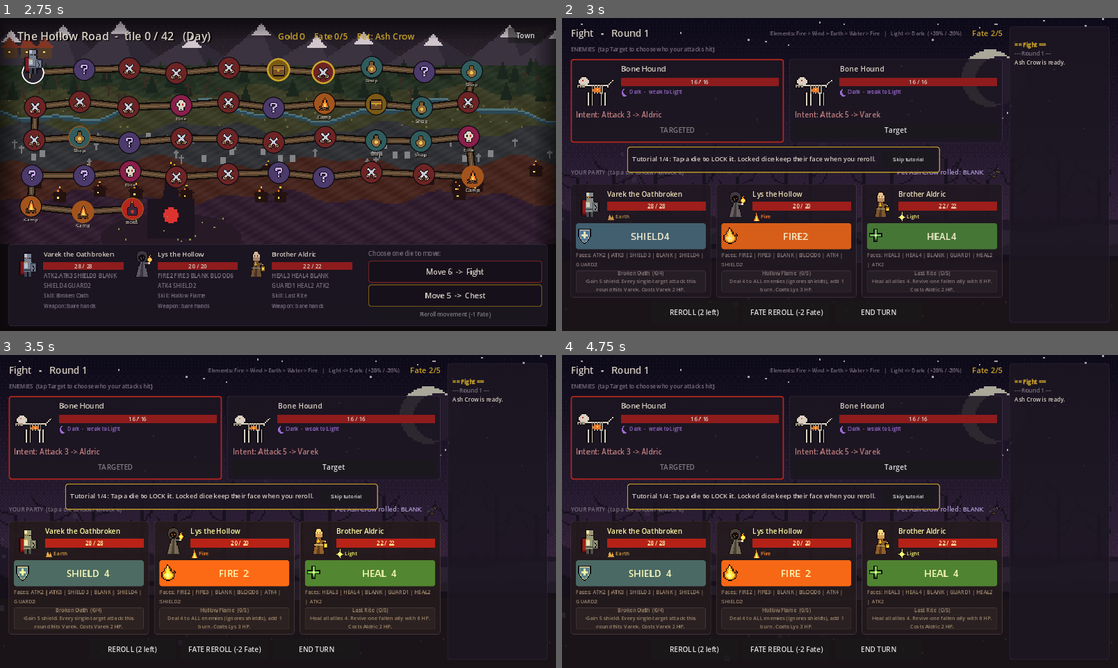
Above: before the commit, frames 1-4 (two rows, left to right).
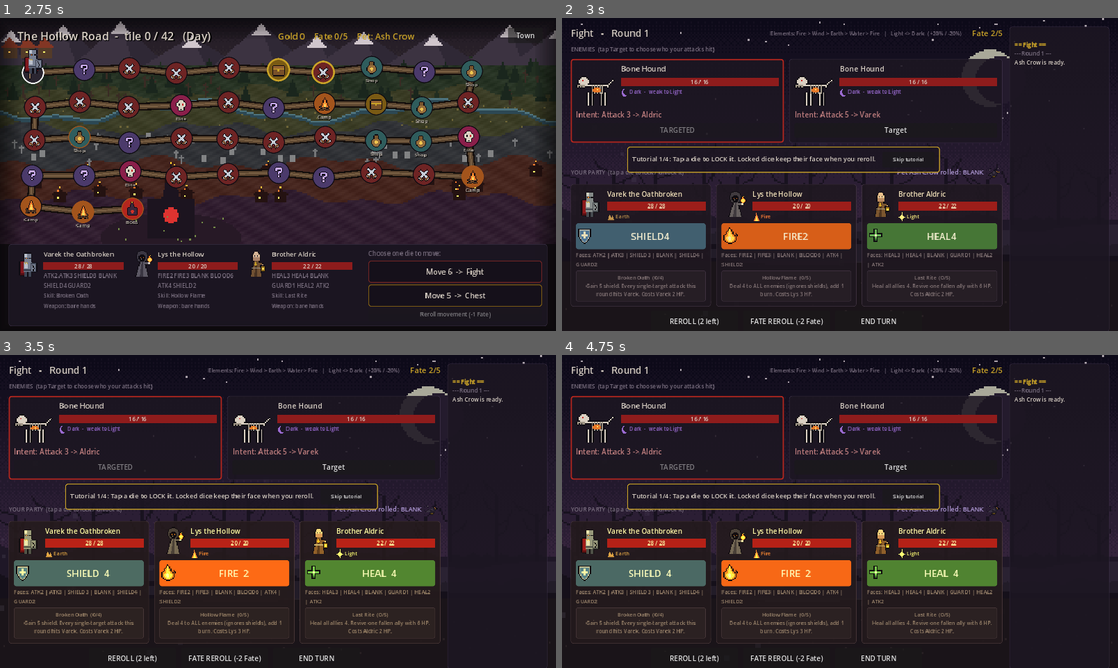
Above: after the commit, the same moments.

Repository: Mellowjelly/The-Curse-dice
Game: Godot game, scene res://scenes/game.tscn
Same seed, same stepped clock (60 frames per second), same inputs: the game is played once before the commit and once after it. This scene is started directly instead of the project's main scene.
Inputs:
- Up to frame 1 (2.75 s): click "Town" at 0.5 s; click "[SR] Ash Crow ★☆☆☆☆ [ATK1 ATK…" at 1.25 s; click "Roll the bone dice" at 2 s
- Up to frame 2 (3 s): click "Move 6 -> Fight" at 2.75 s
- Up to frame 3 (3.5 s): no input
- Up to frame 4 (4.75 s): click "Target" at 3.5 s; click "Target" at 4.25 s

Frame 1 is identical in both runs. In frame 2, 2.1% of the frame differs, in the area x 1-99%, y 80-100%; in frame 3, 2.5%; in frame 4, 2.5%.

Commit message:
Visual check of 3.4 UI (EN + TH screenshots in docs/playtests/v3.5): fix Thai line wrapping and skill text overflow
- Godot 4.3 Labels repeat or drop Thai letters where a line wraps inside a Thai word run
  (e.g. "...เทียนที่ / ที่ใกล้ดับ", "(แท็" cut). Thai translations now get invisible zero-width
  break points at every Thai word break (display only, not headless/CLI).
- Combat skill boxes grow to fit long (Thai) skill text instead of spilling over the faces line.
- Thai lines for the Wren/Osric roles (executioner, devourer); shorter Thai skill text for both.
- Tests for the break hints, hero role translations and wrapped text height.

Co-Authored-By: Claude Opus 5.5 <noreply@anthropic.com>
Claude-Session: https://claude.ai/code/session_0169VuctPZAUADTBsUJ2z3YB

Diff:
--- a/data/lang_th.json
+++ b/data/lang_th.json
@@ -817,12 +817,15 @@
 	"Battle-hardened": "ผ่านศึกมาแล้ว",
 	"The fight left its mark. Sharpen one face by +1 until you go home (%d of %d this trip).": "การต่อสู้ทิ้งร่องรอยไว้ ลับหน้าเต๋า 1 หน้าให้ +1 จนกว่าจะกลับเมือง (ครั้งที่ %d จาก %d ของทริปนี้)",
 	"Death Knell": "ระฆังมรณะ",
-	"Deal 3 to ALL enemies, 6 to those below half HP (ignores shields). The bell takes a year from Wren: -1 max HP for this journey.": "ตีศัตรูทุกตัว 3 และตัวที่เลือดต่ำกว่าครึ่ง 6 (ทะลุโล่) ระฆังพรากหนึ่งปีจาก Wren: HP สูงสุด -1 ตลอดการเดินทางนี้",
+	"Deal 3 to ALL enemies, 6 to those below half HP (ignores shields). The bell takes a year from Wren: -1 max HP for this journey.": "ตีศัตรูทุกตัว 3 ตัวที่เลือดต่ำกว่าครึ่งโดน 6 (ทะลุโล่) ราคา: Wren HP สูงสุด -1 จนจบการเดินทาง",
 	"She rang the bell for every burial in Ashfall. Each toll took a year from her, and she has rung a great many.": "นางตีระฆังให้ทุกงานศพใน Ashfall เสียงระฆังแต่ละครั้งพรากชีวิตนางไปหนึ่งปี และนางตีมาแล้วมากมายเหลือเกิน",
 	"Ash Feast": "งานเลี้ยงเถ้าถ่าน",
-	"Spend ALL your Fate: deal 3 per Fate to the target (ignores shields). Osric loses 1 HP per Fate eaten. Needs 1 Fate.": "ใช้ชะตาทั้งหมด: ตีเป้าหมาย 3 ต่อชะตา 1 แต้ม (ทะลุโล่) Osric เสีย 1 HP ต่อชะตาที่กิน ต้องมีชะตาอย่างน้อย 1",
+	"Spend ALL your Fate: deal 3 per Fate to the target (ignores shields). Osric loses 1 HP per Fate eaten. Needs 1 Fate.": "กินชะตาทั้งหมด: ตีเป้า 3 ต่อชะตา 1 (ทะลุโล่) Osric เสีย 1 HP ต่อชะตา ต้องมีชะตาอย่างน้อย 1",
 	"He ate the ashes of his burned village so that nothing of it would be lost. He has been hungry ever since.": "เขากินเถ้าของหมู่บ้านที่ถูกเผา เพื่อไม่ให้สิ่งใดของมันสูญหาย ตั้งแต่นั้นเขาก็หิวอยู่เสมอ",
 	"The bell takes a year from %s (max HP %d)": "ระฆังพรากหนึ่งปีจาก %s (HP สูงสุด %d)",
 	"%s eats %d Fate": "%s กินชะตา %d แต้ม",
-	"The ashes burn %s inside": "เถ้าถ่านแผดเผา %s จากข้างใน"
+	"The ashes burn %s inside": "เถ้าถ่านแผดเผา %s จากข้างใน",
+	"executioner": "เพชฌฆาต",
+	"devourer": "ผู้กลืนกิน",
+	"You pick up the trail where you left it.": "คุณออกเดินต่อจากจุดที่ทิ้งไว้"
 }
--- a/scripts/ui/combat_view.gd
+++ b/scripts/ui/combat_view.gd
@@ -630,7 +630,7 @@
 	b.autowrap_mode = TextServer.AUTOWRAP_WORD_SMART
 	b.add_theme_font_size_override("font_size", 12)
 	b.disabled = not is_ready
-	b.custom_minimum_size = Vector2(250, 0)
+	b.custom_minimum_size = Vector2(250, UI.wrapped_height(b.text, 12, 236) + 14)  # 3.5: long (Thai) skill text stays inside
 	b.pressed.connect(func(): combat.use_skill(index))
 	var style := UI.box(Color("#4a3a12") if is_ready else Color("#221c28"), UI.GOLD if is_ready else UI.BORDER, 2 if is_ready else 1, 4, 6)
 	for state in ["normal", "hover", "pressed", "focus", "disabled"]:
--- a/scripts/ui/settings.gd
+++ b/scripts/ui/settings.gd
@@ -109,11 +109,35 @@
 			continue
 		var t := Translation.new()
 		t.locale = code
+		var hints: bool = code == "th" and DisplayServer.get_name() != "headless"
 		for key in data:
 			if key.begins_with("_"):
 				continue  # "_comment" and similar notes for translators
-			t.add_message(key, str(data[key]))
+			t.add_message(key, thai_break_hints(str(data[key])) if hints else str(data[key]))
 		TranslationServer.add_translation(t)
+
+
+## Godot 4.3 Labels wrap Thai text wrongly: at a word break inside a run of Thai letters the next line
+## repeats or loses a few letters (a bug with "trim edge spaces"). An invisible zero-width space at every
+## Thai word break gives the wrapper a real break point and the text wraps cleanly. Display only (not headless).
+static func thai_break_hints(text: String) -> String:
+	var ts := TextServerManager.get_primary_interface()
+	if ts == null or not ts.has_feature(TextServer.FEATURE_BREAK_ITERATORS):
+		return text
+	var br := ts.string_get_word_breaks(text, "th")
+	var cuts := {}
+	for i in range(1, br.size(), 2):
+		cuts[br[i]] = true
+	var out := ""
+	for i in text.length():
+		if i > 0 and cuts.has(i) and _is_thai(text.unicode_at(i)) and _is_thai(text.unicode_at(i - 1)):
+			out += "\u200b"
+		out += text[i]
+	return out
+
+
+static func _is_thai(c: int) -> bool:
+	return c >= 0x0E00 and c <= 0x0E7F
 
 
 static func set_tutorial_step(step: int) -> void:
--- a/scripts/ui/ui_kit.gd
+++ b/scripts/ui/ui_kit.gd
@@ -45,6 +45,15 @@
 	l.autowrap_mode = TextServer.AUTOWRAP_WORD_SMART
 	l.custom_minimum_size = Vector2(min_width, 0)
 	return l
+
+
+## Height of `text` wrapped at `width` (Godot 4.3 Buttons do not grow to fit wrapped text by themselves).
+static func wrapped_height(text: String, font_size: int, width: float) -> float:
+	var p := TextParagraph.new()
+	p.break_flags = TextServer.BREAK_MANDATORY | TextServer.BREAK_WORD_BOUND | TextServer.BREAK_ADAPTIVE
+	p.add_string(text, ThemeDB.fallback_font, font_size)
+	p.width = width
+	return p.get_size().y
 
 
 static func button(text: String, on_press: Callable, size: int = 16) -> Button:
--- a/tests/run_tests.gd
+++ b/tests/run_tests.gd
@@ -55,6 +55,7 @@
 	test_v34_road()
 	test_v34_isle_sharpening()
 	test_v34_new_heroes()
+	test_v35_thai_layout()
 	test_crafting_and_hunting()
 	test_new_pets()
 	test_tile_snapshot_reload()
@@ -1177,6 +1178,20 @@
 	check(w.sharpen_offers.is_empty(), "a lost fight leaves no sharpening")
 
 
+## 3.5: screenshot fixes - Thai word-break hints (Godot 4.3 Label wrap bug) and hero roles in Thai.
+func test_v35_thai_layout() -> void:
+	var Settings = load("res://scripts/ui/settings.gd")
+	var hinted: String = Settings.thai_break_hints("เหมือนเทียนที่ใกล้ดับ Wick-Mother 5")
+	check(hinted.contains("\u200b"), "Thai text gets invisible break points")
+	check(hinted.replace("\u200b", "") == "เหมือนเทียนที่ใกล้ดับ Wick-Mother 5", "break hints change nothing visible")
+	check(Settings.thai_break_hints("Wick-Mother %s") == "Wick-Mother %s", "English text gets no break hints")
+	var th: Dictionary = GameData.load_json("res://data/lang_th.json")
+	for h in GameData.load_heroes():
+		check(th.has(h["role"]), "hero role '%s' has Thai" % h["role"])
+	var UI = load("res://scripts/ui/ui_kit.gd")
+	check(UI.wrapped_height("one\ntwo\nthree", 12, 200) > UI.wrapped_height("one", 12, 200) * 2.5, "wrapped text height counts lines")
+
+
 ## 3.4: Wren the Bell-Ringer (Death Knell) and Osric the Ash-Eater (Ash Feast).
 func test_v34_new_heroes() -> void:
 	var by_id := {}
Binary file added: docs/playtests/v3.5/screen_isle_sharpen_en.png
Binary file added: docs/playtests/v3.5/screen_isle_sharpen_th.png
Binary file added: docs/playtests/v3.5/screen_town_dusk_en.png
Binary file added: docs/playtests/v3.5/screen_town_dusk_th.png
Binary file added: docs/playtests/v3.5/screen_town_party_wren_osric_en.png
Binary file added: docs/playtests/v3.5/screen_town_party_wren_osric_th.png
Binary file added: docs/playtests/v3.5/screen_wick_mother_en.png
Binary file added: docs/playtests/v3.5/screen_wick_mother_enraged_en.png
Binary file added: docs/playtests/v3.5/screen_wick_mother_enraged_th.png
Binary file added: docs/playtests/v3.5/screen_wick_mother_phase_banner_en.png
Binary file added: docs/playtests/v3.5/screen_wick_mother_phase_banner_th.png
Binary file added: docs/playtests/v3.5/screen_wick_mother_th.png
